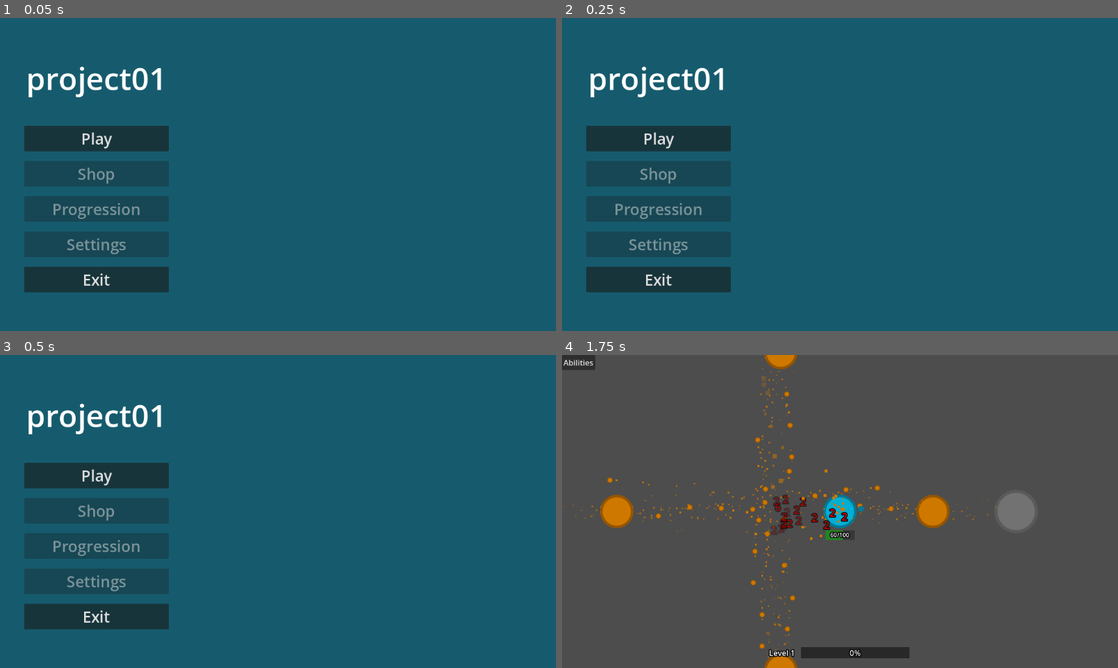
Above: before the commit, frames 1-4 (two rows, left to right).
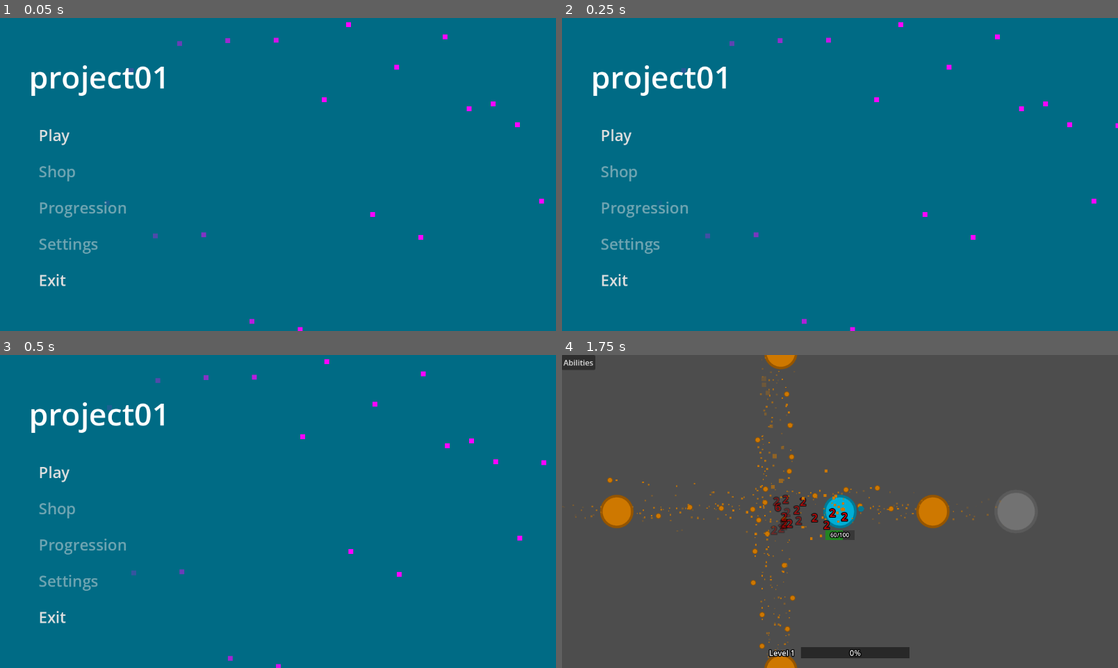
Above: after the commit, the same moments.

Repository: fmachek/geoslayer
Game: Godot game, scene res://scenes/user_interface/main_menu/main_menu.tscn
The game is run twice, just before and just after one commit, with the same random seed, the same clock (stepped at 60 frames per second) and the same inputs.
Inputs (mouse positions are in pixels of both pictures, inside the frame that each line leads up to):
- Up to frame 1 (0.05 s): no input
- Up to frame 2 (0.25 s): no input
- Up to frame 3 (0.5 s): no input
- Up to frame 4 (1.75 s): click "Play" at 0.5 s; tap Enter at 1.25 s; move the mouse to (962, 495) at 1.27 s; hold D (right) from 1.28 s (still down); tap Q at 1.35 s; click (962, 495) at 1.42 s

The runs differ from the first frame. In frame 1, 12% of the frame differs, in the area x 4-98%, y 1-100%; in frame 2, 12%; in frame 3, 12%, in the area x 4-99%, y 1-100%; in frame 4, nothing differs.

Commit message:
style: add button styles and update main menu UI
Introduce StyleBox resources for main menu buttons (normal, hover, pressed, disabled) and apply them to all menu buttons via theme_override_styles. Update MainMenu scene: tweak background color, adjust layout/margins and container size flags and set button alignments and mouse cursor for interactive buttons. Add a CPUParticles2D node with a Gradient sub-resource for visual polish. These changes centralize button styling and improve the main menu's visual and interaction behavior.

Diff:
--- /dev/null
+++ b/assets/user_interface/styles/main_menu/buttons/menu_button_disabled.tres
@@ -0,0 +1,8 @@
+[gd_resource type="StyleBoxFlat" format=3 uid="uid://3vs5om0tvqkl"]
+
+[resource]
+content_margin_left = 20.0
+content_margin_top = 5.0
+content_margin_right = 20.0
+content_margin_bottom = 5.0
+bg_color = Color(0.60038817, 0.60038817, 0.60038817, 0)
--- /dev/null
+++ b/assets/user_interface/styles/main_menu/buttons/menu_button_hover.tres
@@ -0,0 +1,10 @@
+[gd_resource type="StyleBoxFlat" format=3 uid="uid://dfolmbboeef30"]
+
+[resource]
+content_margin_left = 20.0
+content_margin_top = 5.0
+content_margin_right = 20.0
+content_margin_bottom = 5.0
+bg_color = Color(0, 0, 0, 0.186)
+corner_radius_top_right = 20
+corner_radius_bottom_left = 20
--- /dev/null
+++ b/assets/user_interface/styles/main_menu/buttons/menu_button_normal.tres
@@ -0,0 +1,7 @@
+[gd_resource type="StyleBoxEmpty" format=3 uid="uid://bu0n8su06su4k"]
+
+[resource]
+content_margin_left = 20.0
+content_margin_top = 5.0
+content_margin_right = 20.0
+content_margin_bottom = 5.0
--- /dev/null
+++ b/assets/user_interface/styles/main_menu/buttons/menu_button_pressed.tres
@@ -0,0 +1,10 @@
+[gd_resource type="StyleBoxFlat" format=3 uid="uid://d2rcpq127ycqm"]
+
+[resource]
+content_margin_left = 20.0
+content_margin_top = 5.0
+content_margin_right = 20.0
+content_margin_bottom = 5.0
+bg_color = Color(0, 0, 0, 0.36100003)
+corner_radius_top_right = 20
+corner_radius_bottom_left = 20
--- a/scenes/user_interface/main_menu/main_menu.tscn
+++ b/scenes/user_interface/main_menu/main_menu.tscn
@@ -1,7 +1,15 @@
 [gd_scene format=3 uid="uid://d1hbgw27crue0"]
 
 [ext_resource type="Script" uid="uid://313vd6xcooo1" path="res://scripts/user_interface/main_menu/buttons/play_button.gd" id="1_femvy"]
+[ext_resource type="StyleBox" uid="uid://bu0n8su06su4k" path="res://assets/user_interface/styles/main_menu/buttons/menu_button_normal.tres" id="1_kibp0"]
 [ext_resource type="Script" uid="uid://c2n8vhx288uk4" path="res://scripts/user_interface/main_menu/buttons/exit_button.gd" id="2_bv0at"]
+[ext_resource type="StyleBox" uid="uid://d2rcpq127ycqm" path="res://assets/user_interface/styles/main_menu/buttons/menu_button_pressed.tres" id="2_w5fdl"]
+[ext_resource type="StyleBox" uid="uid://dfolmbboeef30" path="res://assets/user_interface/styles/main_menu/buttons/menu_button_hover.tres" id="3_01m43"]
+[ext_resource type="StyleBox" uid="uid://3vs5om0tvqkl" path="res://assets/user_interface/styles/main_menu/buttons/menu_button_disabled.tres" id="4_tlslw"]
+
+[sub_resource type="Gradient" id="Gradient_bv0at"]
+offsets = PackedFloat32Array(0.5253623, 1)
+colors = PackedColorArray(1, 1, 1, 1, 1, 1, 1, 0)
 
 [node name="MainMenu" type="Control" unique_id=1060743549]
 layout_mode = 3
@@ -18,7 +26,24 @@
 anchor_bottom = 1.0
 grow_horizontal = 2
 grow_vertical = 2
-color = Color(0.08854237, 0.35650042, 0.42679256, 1)
+color = Color(0, 0.42140755, 0.51970077, 1)
+
+[node name="CPUParticles2D" type="CPUParticles2D" parent="." unique_id=281009213]
+position = Vector2(1180, 323)
+amount = 20
+lifetime = 10.0
+preprocess = 15.0
+emission_shape = 3
+emission_rect_extents = Vector2(0, 324)
+direction = Vector2(-1, 0)
+spread = 0.0
+gravity = Vector2(0, 0)
+initial_velocity_min = 100.0
+initial_velocity_max = 100.0
+scale_amount_min = 10.0
+scale_amount_max = 10.0
+color = Color(1, 0, 1, 1)
+color_ramp = SubResource("Gradient_bv0at")
 
 [node name="HBoxContainer" type="HBoxContainer" parent="." unique_id=15512468]
 layout_mode = 1
@@ -29,55 +54,113 @@
 grow_vertical = 2
 
 [node name="LeftMarginContainer" type="MarginContainer" parent="HBoxContainer" unique_id=1397053112]
-custom_minimum_size = Vector2(400, 0)
 layout_mode = 2
+size_flags_horizontal = 0
 size_flags_vertical = 3
-theme_override_constants/margin_top = 80
-theme_override_constants/margin_bottom = 80
+theme_override_constants/margin_left = 60
 
 [node name="VBoxContainer" type="VBoxContainer" parent="HBoxContainer/LeftMarginContainer" unique_id=553293725]
 layout_mode = 2
+size_flags_vertical = 4
 theme_override_constants/separation = 50
 
 [node name="GameNameLabel" type="Label" parent="HBoxContainer/LeftMarginContainer/VBoxContainer" unique_id=1495207815]
 layout_mode = 2
 theme_override_font_sizes/font_size = 64
 text = "project01"
-horizontal_alignment = 1
 
 [node name="ButtonContainer" type="VBoxContainer" parent="HBoxContainer/LeftMarginContainer/VBoxContainer" unique_id=1748120606]
-custom_minimum_size = Vector2(300, 0)
 layout_mode = 2
-size_flags_horizontal = 4
-size_flags_vertical = 10
 theme_override_constants/separation = 20
 
 [node name="PlayButton" type="Button" parent="HBoxContainer/LeftMarginContainer/VBoxContainer/ButtonContainer" unique_id=526585102]
 layout_mode = 2
+mouse_default_cursor_shape = 2
 theme_override_font_sizes/font_size = 32
+theme_override_styles/normal = ExtResource("1_kibp0")
+theme_override_styles/normal_mirrored = ExtResource("1_kibp0")
+theme_override_styles/pressed = ExtResource("2_w5fdl")
+theme_override_styles/pressed_mirrored = ExtResource("2_w5fdl")
+theme_override_styles/hover = ExtResource("3_01m43")
+theme_override_styles/hover_mirrored = ExtResource("3_01m43")
+theme_override_styles/hover_pressed = ExtResource("2_w5fdl")
+theme_override_styles/hover_pressed_mirrored = ExtResource("2_w5fdl")
+theme_override_styles/disabled = ExtResource("4_tlslw")
+theme_override_styles/disabled_mirrored = ExtResource("4_tlslw")
+theme_override_styles/focus = ExtResource("3_01m43")
 text = "Play"
+alignment = 0
 script = ExtResource("1_femvy")
 
 [node name="ShopButton" type="Button" parent="HBoxContainer/LeftMarginContainer/VBoxContainer/ButtonContainer" unique_id=356799502]
 layout_mode = 2
 theme_override_font_sizes/font_size = 32
+theme_override_styles/normal = ExtResource("1_kibp0")
+theme_override_styles/normal_mirrored = ExtResource("1_kibp0")
+theme_override_styles/pressed = ExtResource("2_w5fdl")
+theme_override_styles/pressed_mirrored = ExtResource("2_w5fdl")
+theme_override_styles/hover = ExtResource("3_01m43")
+theme_override_styles/hover_mirrored = ExtResource("3_01m43")
+theme_override_styles/hover_pressed = ExtResource("2_w5fdl")
+theme_override_styles/hover_pressed_mirrored = ExtResource("2_w5fdl")
+theme_override_styles/disabled = ExtResource("4_tlslw")
+theme_override_styles/disabled_mirrored = ExtResource("4_tlslw")
+theme_override_styles/focus = ExtResource("3_01m43")
 disabled = true
 text = "Shop"
+alignment = 0
 
 [node name="ProgressionButton" type="Button" parent="HBoxContainer/LeftMarginContainer/VBoxContainer/ButtonContainer" unique_id=1742011499]
 layout_mode = 2
 theme_override_font_sizes/font_size = 32
+theme_override_styles/normal = ExtResource("1_kibp0")
+theme_override_styles/normal_mirrored = ExtResource("1_kibp0")
+theme_override_styles/pressed = ExtResource("2_w5fdl")
+theme_override_styles/pressed_mirrored = ExtResource("2_w5fdl")
+theme_override_styles/hover = ExtResource("3_01m43")
+theme_override_styles/hover_mirrored = ExtResource("3_01m43")
+theme_override_styles/hover_pressed = ExtResource("2_w5fdl")
+theme_override_styles/hover_pressed_mirrored = ExtResource("2_w5fdl")
+theme_override_styles/disabled = ExtResource("4_tlslw")
+theme_override_styles/disabled_mirrored = ExtResource("4_tlslw")
+theme_override_styles/focus = ExtResource("3_01m43")
 disabled = true
 text = "Progression"
+alignment = 0
 
 [node name="SettingsButton" type="Button" parent="HBoxContainer/LeftMarginContainer/VBoxContainer/ButtonContainer" unique_id=360731962]
 layout_mode = 2
 theme_override_font_sizes/font_size = 32
+theme_override_styles/normal = ExtResource("1_kibp0")
+theme_override_styles/normal_mirrored = ExtResource("1_kibp0")
+theme_override_styles/pressed = ExtResource("2_w5fdl")
+theme_override_styles/pressed_mirrored = ExtResource("2_w5fdl")
+theme_override_styles/hover = ExtResource("3_01m43")
+theme_override_styles/hover_mirrored = ExtResource("3_01m43")
+theme_override_styles/hover_pressed = ExtResource("2_w5fdl")
+theme_override_styles/hover_pressed_mirrored = ExtResource("2_w5fdl")
+theme_override_styles/disabled = ExtResource("4_tlslw")
+theme_override_styles/disabled_mirrored = ExtResource("4_tlslw")
+theme_override_styles/focus = ExtResource("3_01m43")
 disabled = true
 text = "Settings"
+alignment = 0
 
 [node name="ExitButton" type="Button" parent="HBoxContainer/LeftMarginContainer/VBoxContainer/ButtonContainer" unique_id=1213047194]
 layout_mode = 2
+mouse_default_cursor_shape = 2
 theme_override_font_sizes/font_size = 32
+theme_override_styles/normal = ExtResource("1_kibp0")
+theme_override_styles/normal_mirrored = ExtResource("1_kibp0")
+theme_override_styles/pressed = ExtResource("2_w5fdl")
+theme_override_styles/pressed_mirrored = ExtResource("2_w5fdl")
+theme_override_styles/hover = ExtResource("3_01m43")
+theme_override_styles/hover_mirrored = ExtResource("3_01m43")
+theme_override_styles/hover_pressed = ExtResource("2_w5fdl")
+theme_override_styles/hover_pressed_mirrored = ExtResource("2_w5fdl")
+theme_override_styles/disabled = ExtResource("4_tlslw")
+theme_override_styles/disabled_mirrored = ExtResource("4_tlslw")
+theme_override_styles/focus = ExtResource("3_01m43")
 text = "Exit"
+alignment = 0
 script = ExtResource("2_bv0at")
